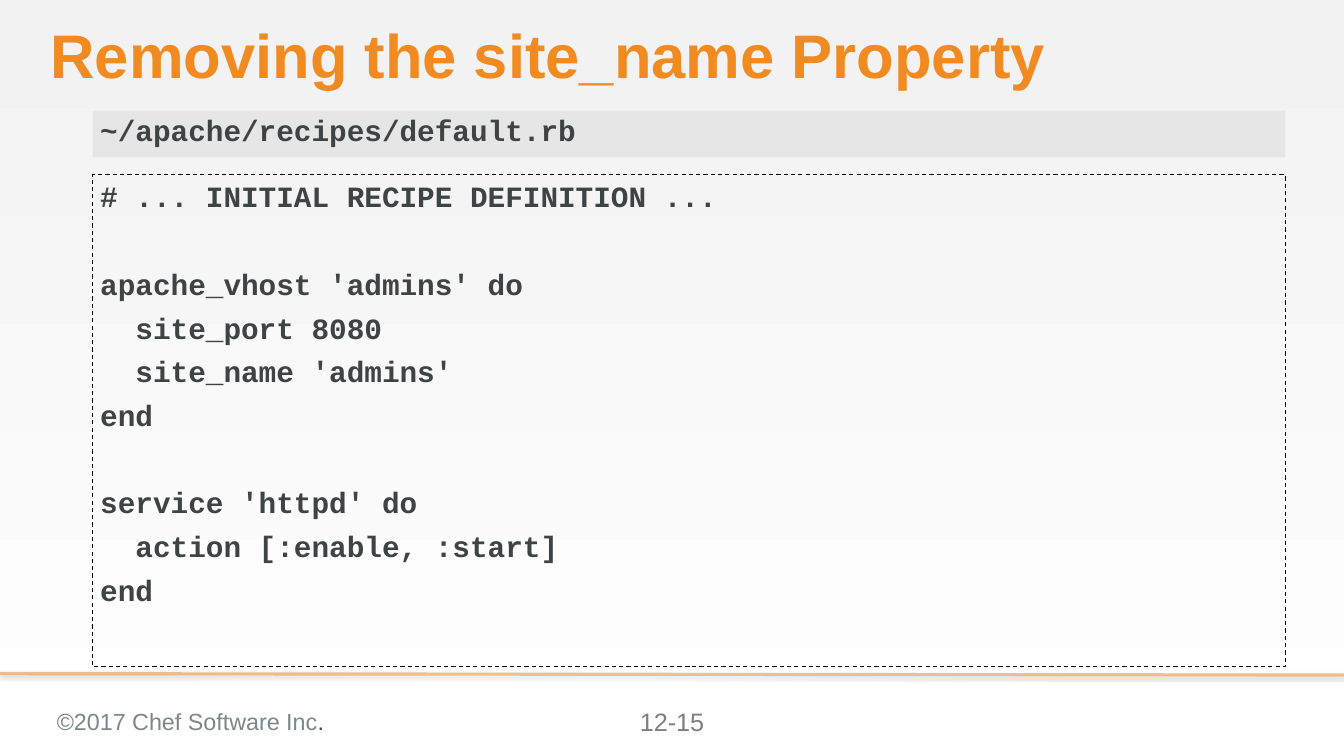
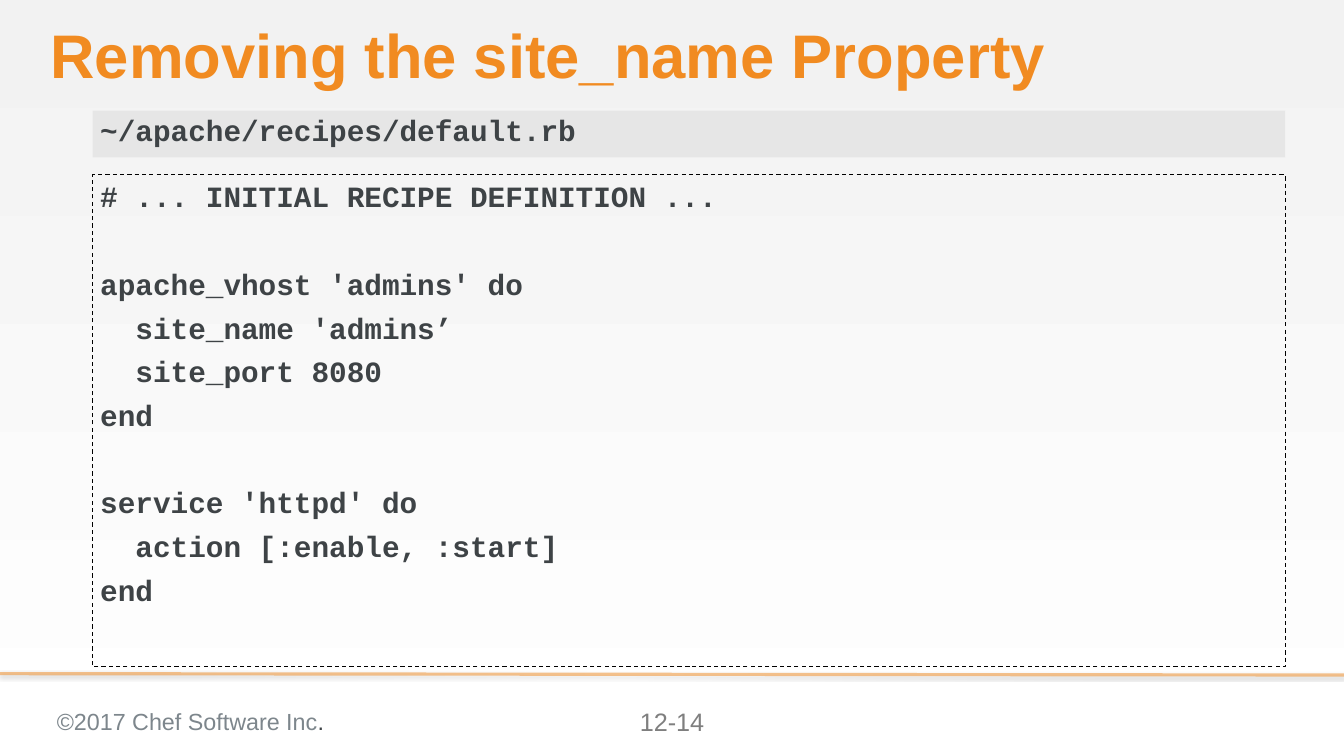
Before and after one commit to ericheiser/chef-intermediate, a slide deck: slide 14 of 12-refining_a_custom_resource.pptx (slide 15 before the commit). Drawn at 1344x756 pixels with LibreOffice and Linux fonts; fonts in the diff are those of the drawing; background and template pictures are left out. Boxes give left, top, right and bottom in pixels: in the first picture for what was removed or moved away, otherwise in the second. Text is boxed around its words. In the diff, an @@ line names an element or a change of style, - is before the commit and + after.

Commit message:
changed site_name to new_resource.site_name in CR, changed screen shots

```diff
--- a/12-refining_a_custom_resource.pptx
+++ b/12-refining_a_custom_resource.pptx
@@ text at (135, 318, 453, 342): paragraph added @@
+site_name 'admins’
@@ text at (135, 361, 453, 385): paragraph removed @@
-site_name 'admins'
@@ page number at (640, 713, 704, 731): text changed @@
-12-15
+12-14
```
Also in this commit, not shown: 7 other slides changed, 1 slide removed.
